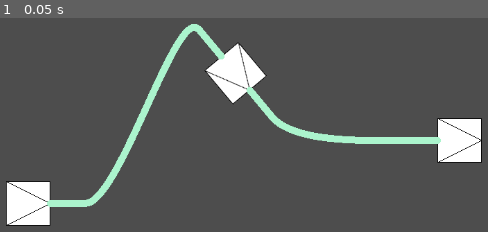
Above: before the commit, frame 1.
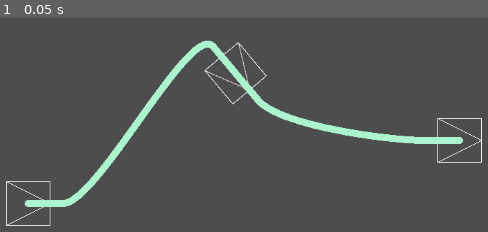
Above: after the commit, the same moment.

Repository: Vakrim/poszynach
Game: Godot game, scene res://main.tscn
The game is run twice, just before and just after one commit, with the same random seed, the same clock (stepped at 60 frames per second) and the same inputs.
Inputs:
- Up to frame 1 (0.05 s): no input

The runs differ from the first frame. In frame 1, 10% of the frame differs, in the area x 1-99%, y 2-98%.

Commit message:
rails goes through station

Diff:
--- a/connection.gd
+++ b/connection.gd
@@ -1,4 +1,4 @@
-@tool
+class_name Connection
 extends Path2D
 
 @export var start_station: Station:
@@ -24,15 +24,15 @@
 
 	var start_station_step = Vector2.from_angle(start_station.rotation) * station_entrance_length
 
-	curve.add_point(start_station.get_end().global_position)
+	curve.add_point(start_station.global_position)
 
-	curve.add_point(start_station.get_end().global_position + start_station_step, Vector2.ZERO, start_station_step)
+	curve.add_point(start_station.global_position + start_station_step, Vector2.ZERO, start_station_step)
 
 	var end_station_step = Vector2.from_angle(end_station.rotation + PI) * station_entrance_length
 
-	curve.add_point(end_station.get_start().global_position + end_station_step, end_station_step, Vector2.ZERO)
+	curve.add_point(end_station.global_position + end_station_step, end_station_step, Vector2.ZERO)
 
-	curve.add_point(end_station.get_start().global_position)
+	curve.add_point(end_station.global_position)
 
 	if $ConnectionLine:
 		$ConnectionLine.points = curve.get_baked_points()
--- a/station.gd
+++ b/station.gd
@@ -1,8 +1 @@
-@tool
 class_name Station extends Sprite2D
-
-func get_start() -> Node2D:
-	return $StationStart
-
-func get_end() -> Node2D:
-	return $StationEnd
--- a/station.tscn
+++ b/station.tscn
@@ -6,9 +6,3 @@
 [node name="Station" type="Sprite2D"]
 texture = ExtResource("1_swndr")
 script = ExtResource("2_gs17t")
-
-[node name="StationEnd" type="Node2D" parent="."]
-position = Vector2(32, 0)
-
-[node name="StationStart" type="Node2D" parent="."]
-position = Vector2(-32, 0)
Binary file changed: station.png
